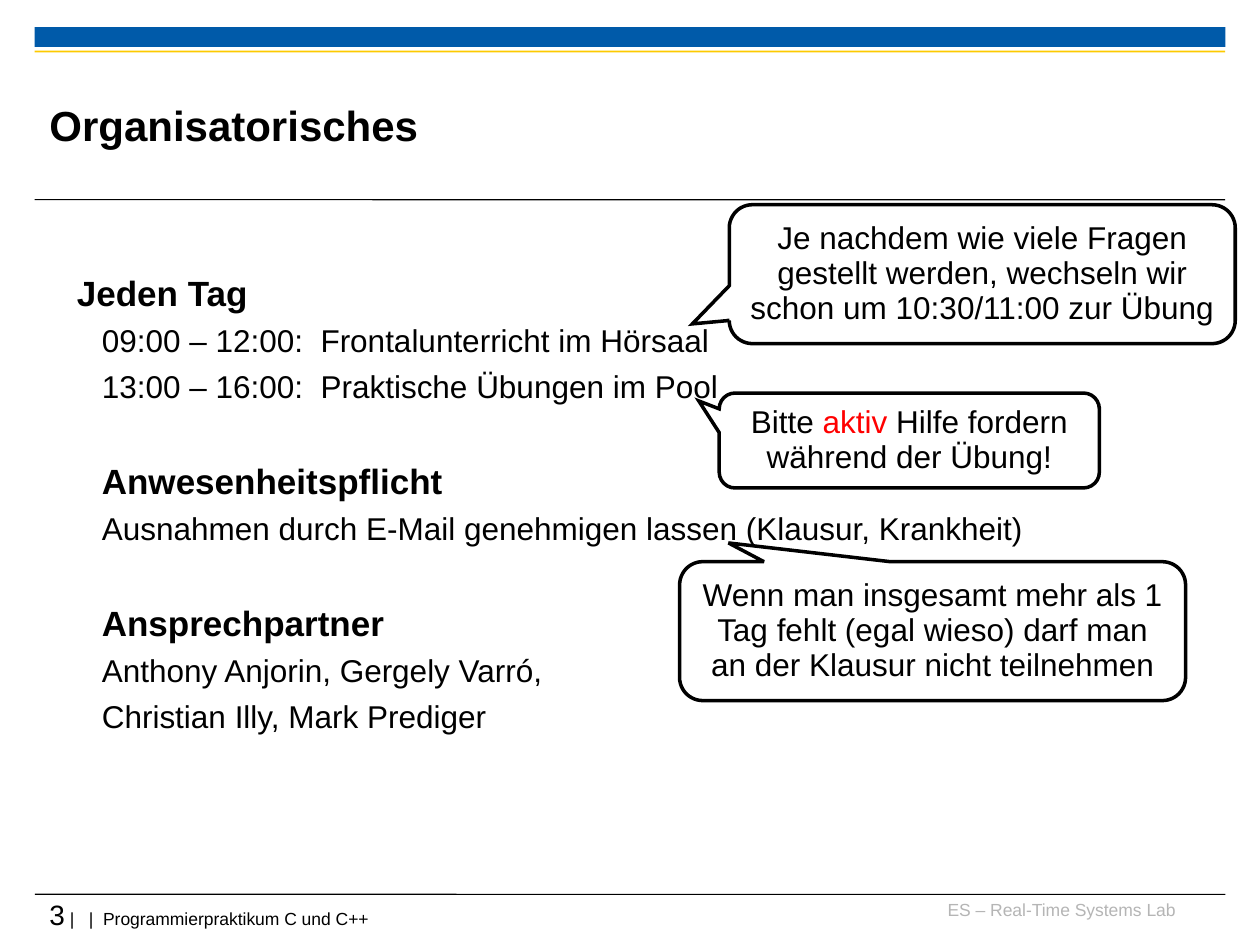
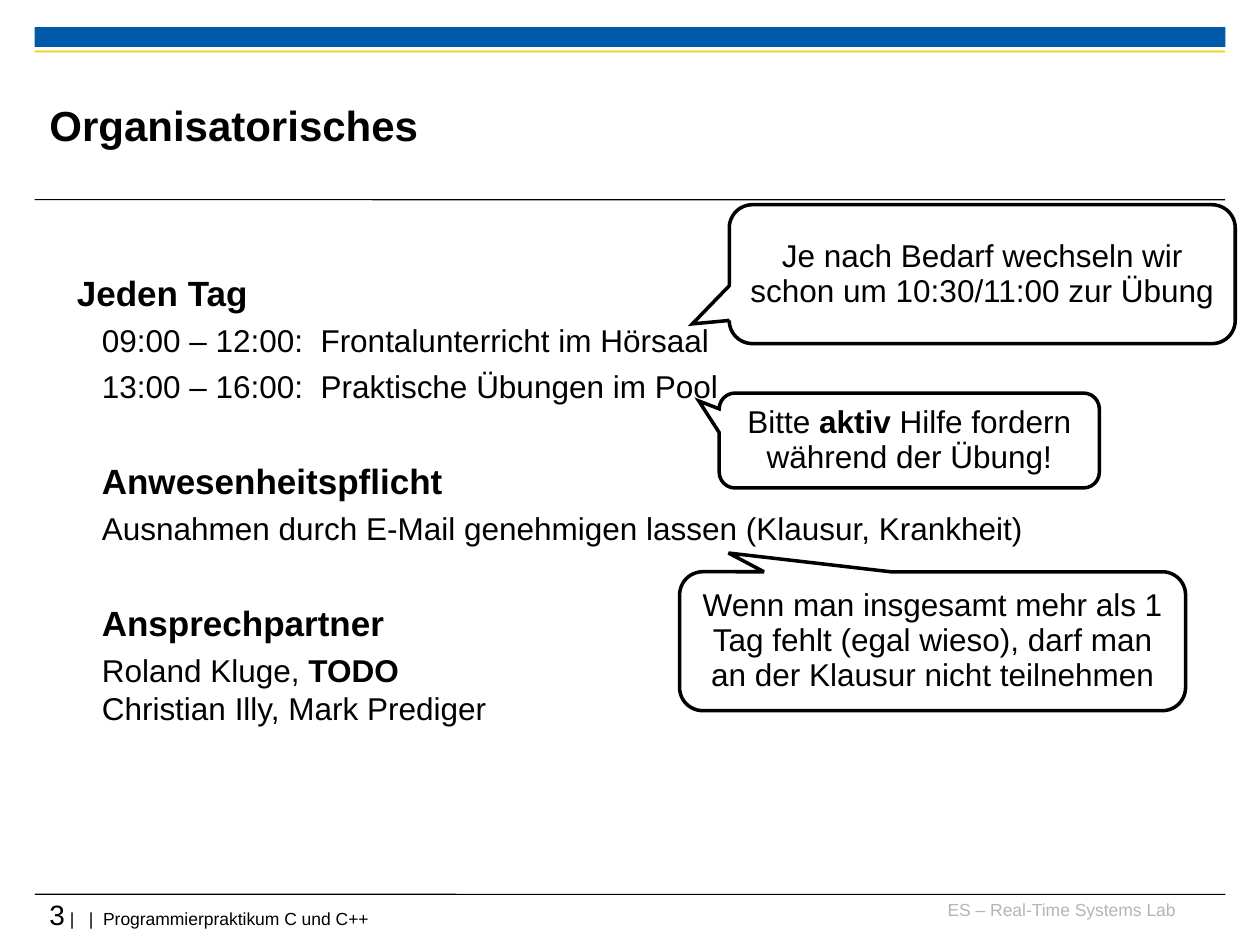
Before and after one commit to h82k/tud-cppp, a slide deck: slide 3 of Vorlesung/0 Organisatorisches_F6.ppt. Drawn at 1260x945 pixels with LibreOffice and Linux fonts; fonts in the diff are those of the drawing; background and template pictures are left out. Boxes give left, top, right and bottom in pixels: in the first picture for what was removed or moved away, otherwise in the second. Text is boxed around its words. In the diff, an @@ line names an element or a change of style, - is before the commit and + after.

Commit message:
Update von "0 Organisatorisches"

```diff
--- a/Vorlesung/0 Organisatorisches_F6.ppt
+++ b/Vorlesung/0 Organisatorisches_F6.ppt
@@ text in rounded speech box at (x1=750, y1=244, x2=1214, y2=308): text changed @@
-Je nachdem wie viele Fragen gestellt werden, wechseln wir schon um 10:30/11:00 zur Übung
+Je nach Bedarf wechseln wir schon um 10:30/11:00 zur Übung
@@ rounded speech box "Bitte aktiv Hilfe fordern während ..." at (x1=719, y1=393, x2=1100, y2=488): text colour #FF0000 to #000000, bold on in "aktiv" @@
@@ rounded speech box "Wenn man insgesamt mehr als ..." moved from (x1=679, y1=562, x2=1186, y2=701) to (x1=679, y1=572, x2=1186, y2=711) @@
@@ text in rounded speech box at (x1=703, y1=593, x2=1163, y2=687): text changed @@
-Wenn man insgesamt mehr als 1 Tag fehlt (egal wieso) darf man an der Klausur nicht teilnehmen
+Wenn man insgesamt mehr als 1 Tag fehlt (egal wieso), darf man an der Klausur nicht teilnehmen
@@ text at (x1=102, y1=659, x2=486, y2=726): text changed @@
-  Anthony Anjorin, Gergely Varró,
-  Christian Illy, Mark Prediger
+  Roland Kluge, TODO
+  Christian Illy, Mark Prediger
```
Also in this commit, not shown: 7 other slides changed.
